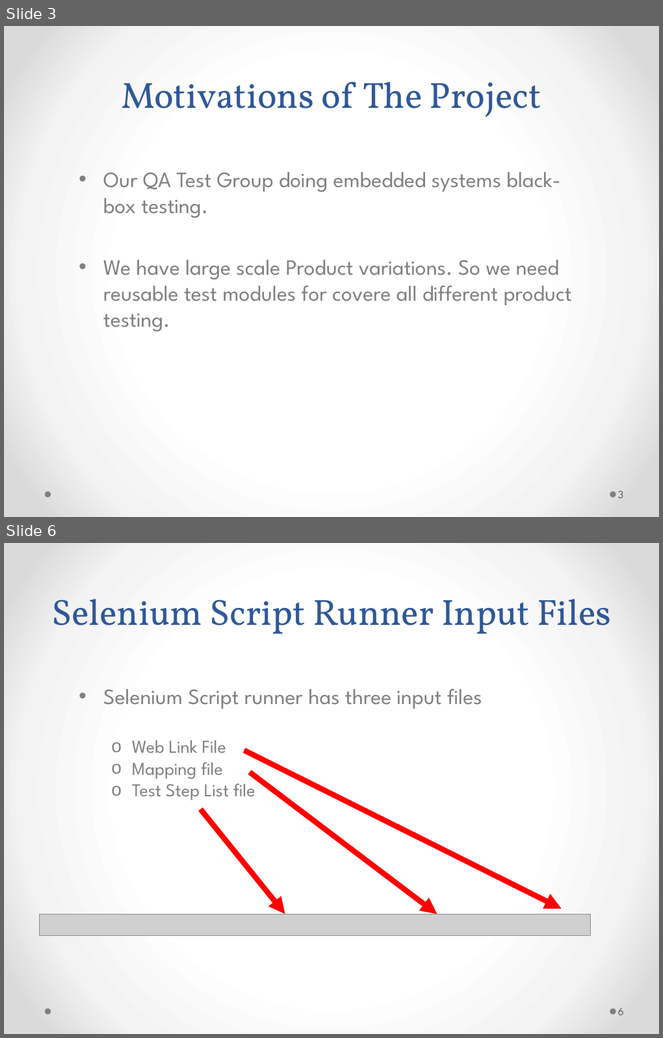
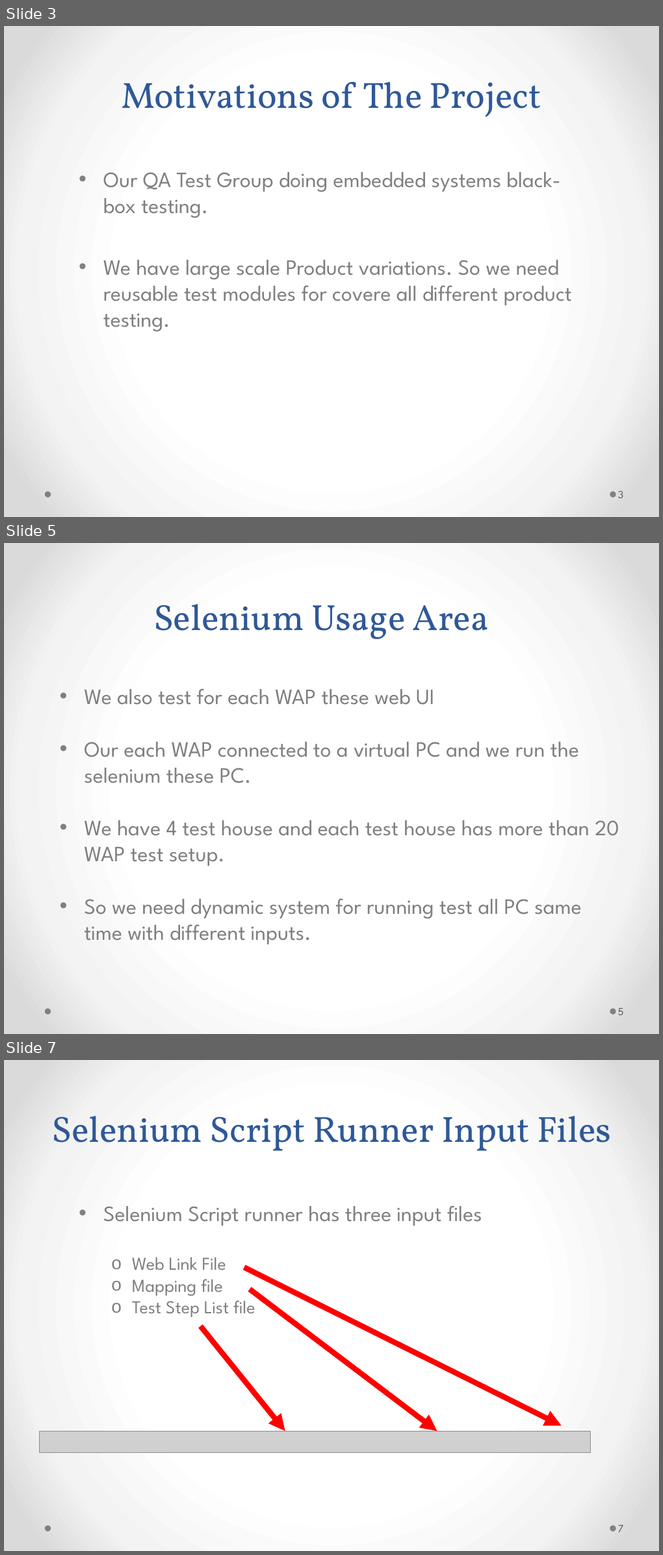
Before and after one commit to genehas/CENG552-SwTesting, a slide deck: jarFolder/CENG552Presentation.pptx. Shown one above the other, each under a label of ours: slides 3 and 6 before the commit, slides 3, 5 and 7 after it; the slides between them are not shown. The pictures are 663x1038 and 663x1555 pixels, drawn with LibreOffice and Linux fonts; fonts in the diff are those of the drawing; grey boxes stand for pictures. Boxes give left, top, right and bottom in pixels: in the first picture for what was removed or moved away, otherwise in the second. Text is boxed around its words. In the diff, an @@ line names an element or a change of style, - is before the commit and + after.

Commit message:
Browser Operations Junit Test added.

```diff
--- a/jarFolder/CENG552Presentation.pptx
+++ b/jarFolder/CENG552Presentation.pptx
@@ slide 5 added at [4, 543, 659, 1034], background gradient #FFFFFF to #F4F4F4 to #DADADA; not listed: 2 template elements that a slide beside it also shows @@
@@ title added at [154, 604, 489, 639], 40 pt, text #2F5897 @@
+Selenium Usage Area
@@ text added at [84, 689, 620, 945], 24 pt, text #808080 @@
+• We also test for each WAP these web UI
+• Our each WAP connected to a virtual PC and we run the selenium these PC.
+• We have 4 test house and each test house has more than 20 WAP test setup.
+• So we need dynamic system for running test all PC same time with different inputs.
@@ page number added at [618, 1008, 624, 1016], 12 pt, text #595959 @@
+5
@@ what was slide 6 is now slide 7 @@
@@ page number at [618, 1525, 624, 1533]: text changed @@
-6
+7
```
Also in this commit, not shown: 2 slides changed, 2 other slides added, 11 other files.
